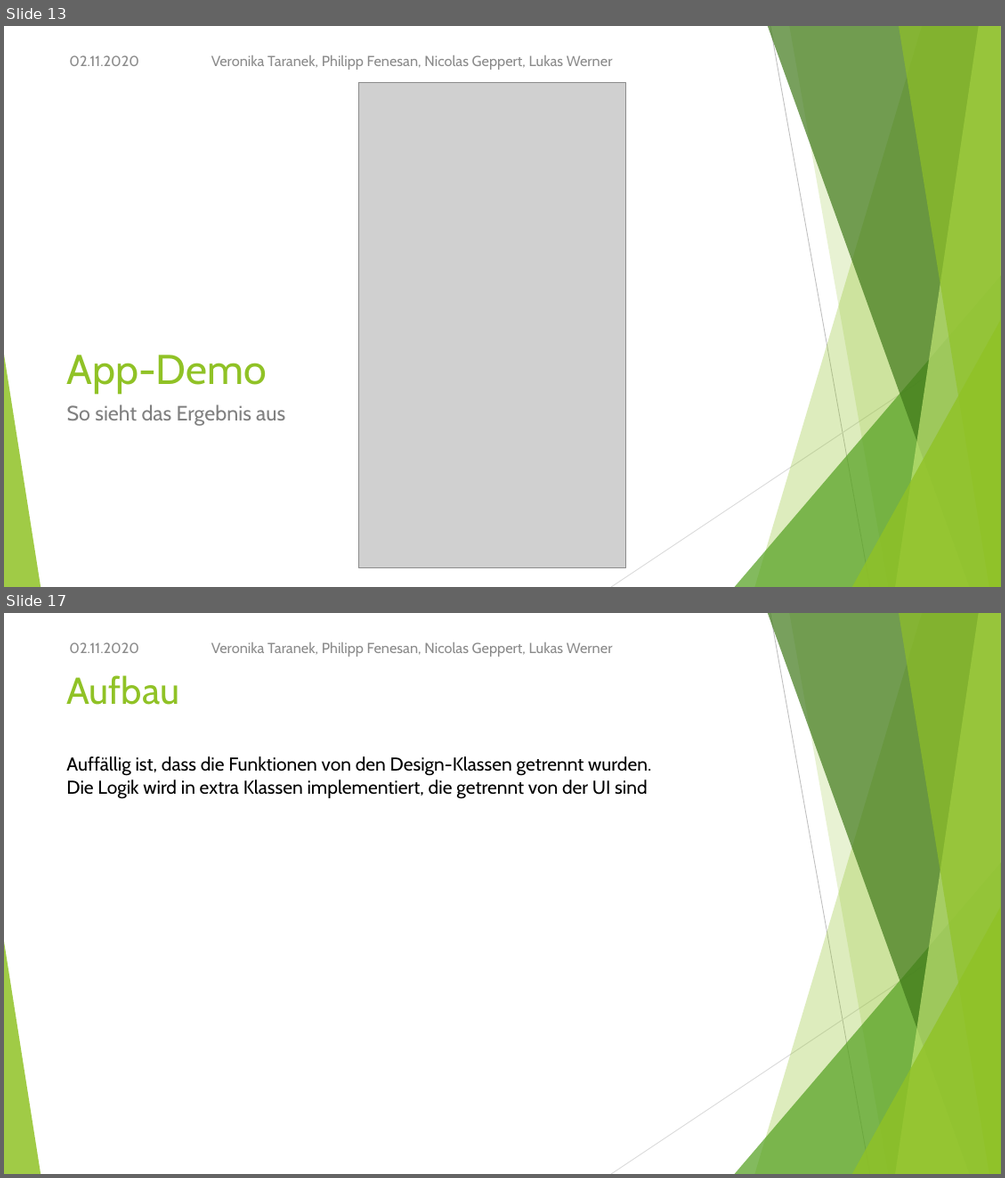
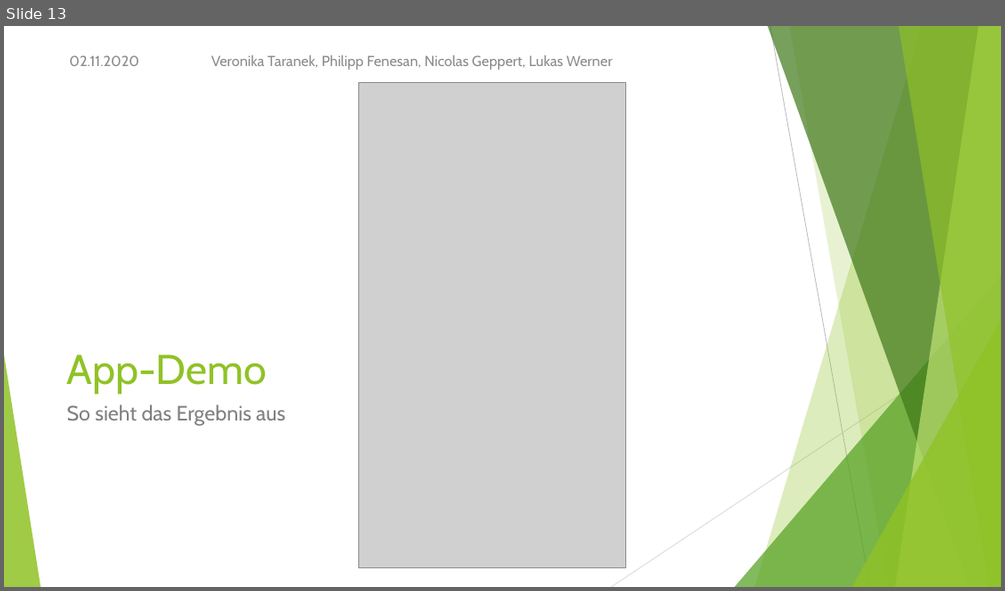
Before and after one commit to NicoGep/Programming_Project, a slide deck: presentation/wanderoo – Gruppe 3.pptx. Shown one above the other, each under a label of ours: slides 13 and 17 before the commit, slide 13 after it; the slides between them are not shown. The pictures are 1005x1178 and 1005x591 pixels, drawn with LibreOffice and Linux fonts; fonts in the diff are those of the drawing; grey boxes stand for pictures. Boxes give left, top, right and bottom in pixels: in the first picture for what was removed or moved away, otherwise in the second. Text is boxed around its words. In the diff, an @@ line names an element or a change of style, - is before the commit and + after.

```diff
--- a/presentation/wanderoo – Gruppe 3.pptx
+++ b/presentation/wanderoo – Gruppe 3.pptx
@@ slide 17 removed at bbox=[4, 613, 1001, 1174], background #FFFFFF; not listed: 10 template elements that a slide beside it also shows @@
@@ text removed at bbox=[69, 642, 139, 653] @@
-02.11.2020
@@ text removed at bbox=[211, 642, 613, 657] @@
-Veronika Taranek, Philipp Fenesan, Nicolas Geppert, Lukas Werner
@@ title removed at bbox=[67, 675, 180, 705] @@
-Aufbau
@@ text removed at bbox=[66, 756, 651, 799] @@
-Auffällig ist, dass die Funktionen von den Design-Klassen getrennt wurden.
-Die Logik wird in extra Klassen implementiert, die getrennt von der UI sind
```
Also in this commit, not shown: 3 slides changed, 6 slides added, 2 other files.
